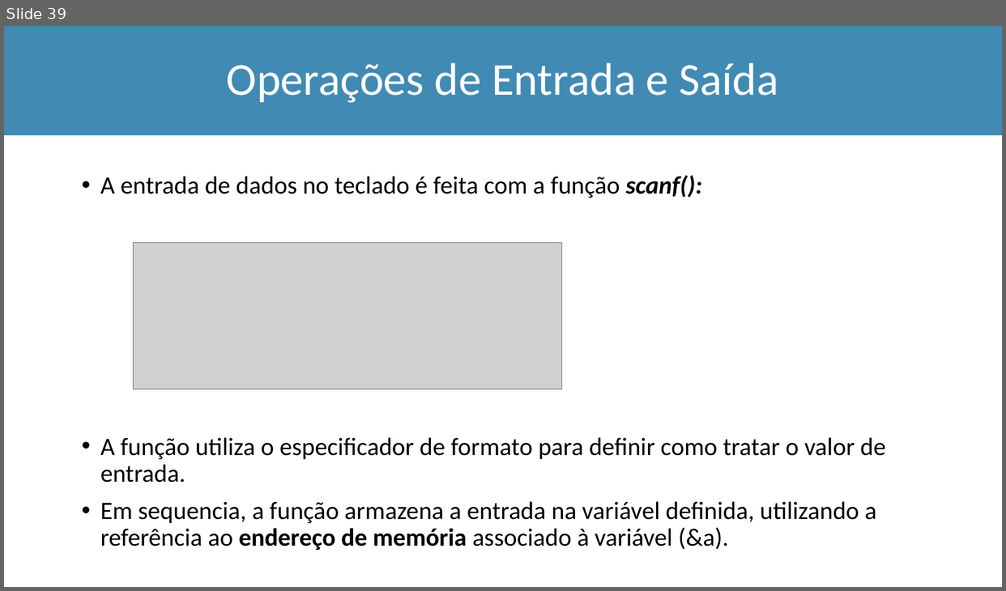
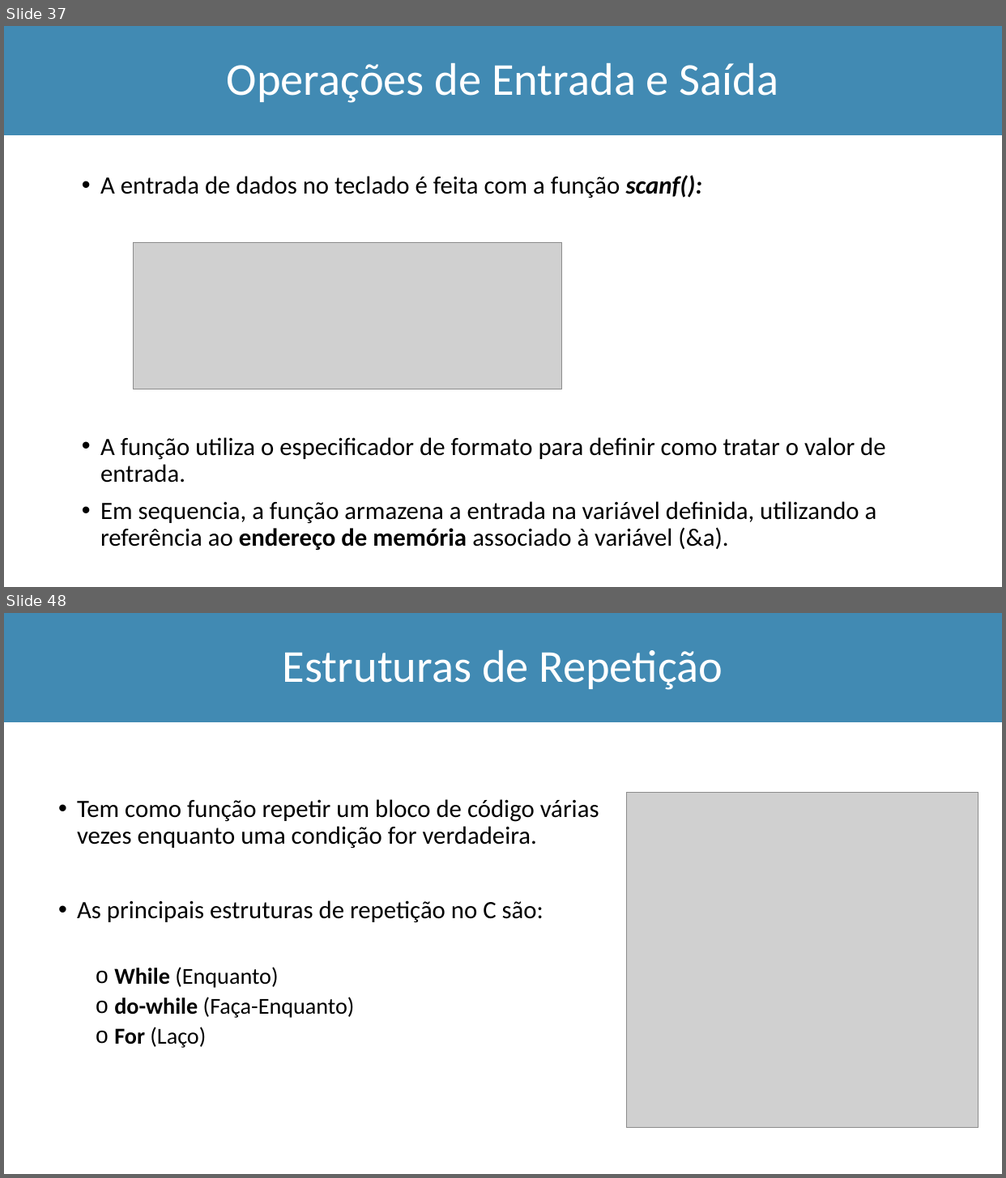
Before and after one commit to Marcio-Salmazo/Aulas, a slide deck: UNIUBE-LP/Teoria_LP.pptx. Shown one above the other, each under a label of ours: slide 39 before the commit, slides 37 and 48 after it; the slides between them are not shown. The pictures are 1006x591 and 1006x1178 pixels, drawn with LibreOffice and Linux fonts; fonts in the diff are those of the drawing; grey boxes stand for pictures. Boxes give left, top, right and bottom in pixels: in the first picture for what was removed or moved away, otherwise in the second. Text is boxed around its words. In the diff, an @@ line names an element or a change of style, - is before the commit and + after.

```diff
--- a/UNIUBE-LP/Teoria_LP.pptx
+++ b/UNIUBE-LP/Teoria_LP.pptx
@@ slide 48 added at (4,613,1002,1174), background #FFFFFF @@
@@ rectangle added at (4,613,1002,722), fill #418AB3, outline #418AB3 1 pt @@
@@ title added at (283,650,722,690), 44 pt, text #FFFFFF @@
+Estruturas de Repetição
@@ text added at (77,799,599,1048), 24 pt, text #000000 @@
+• Tem como função repetir um bloco de código várias vezes enquanto uma condição for verdadeira.
+• As principais estruturas de repetição no C são:
+  o While (Enquanto)
+  o do-while (Faça-Enquanto)
+  o For (Laço)
@@ picture added at (627,792,978,1128) @@
@@ what was slide 39 is now slide 37 @@
```
Also in this commit, not shown: 3 slides changed, 14 other slides added, 3 other files.
